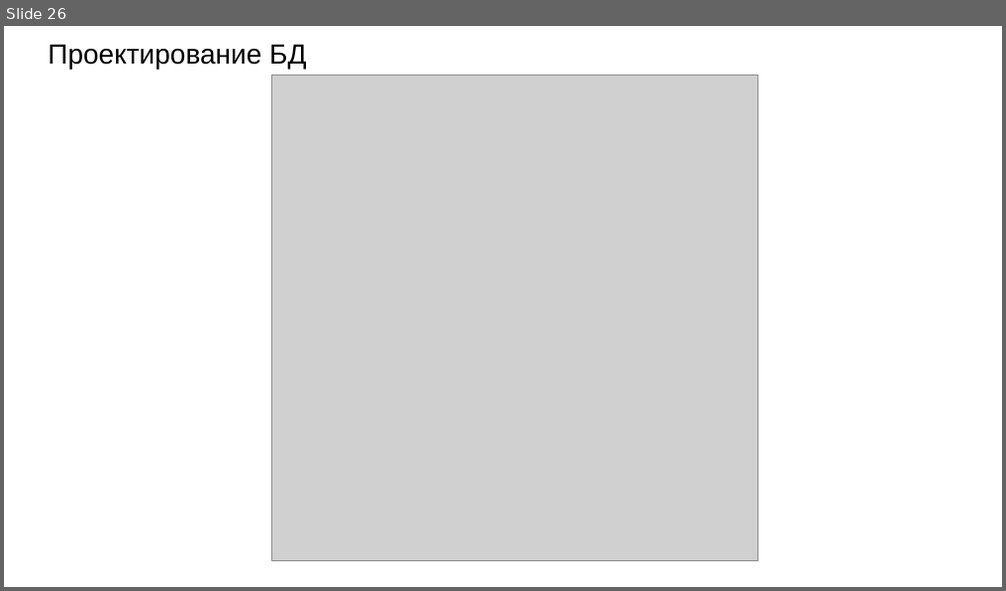
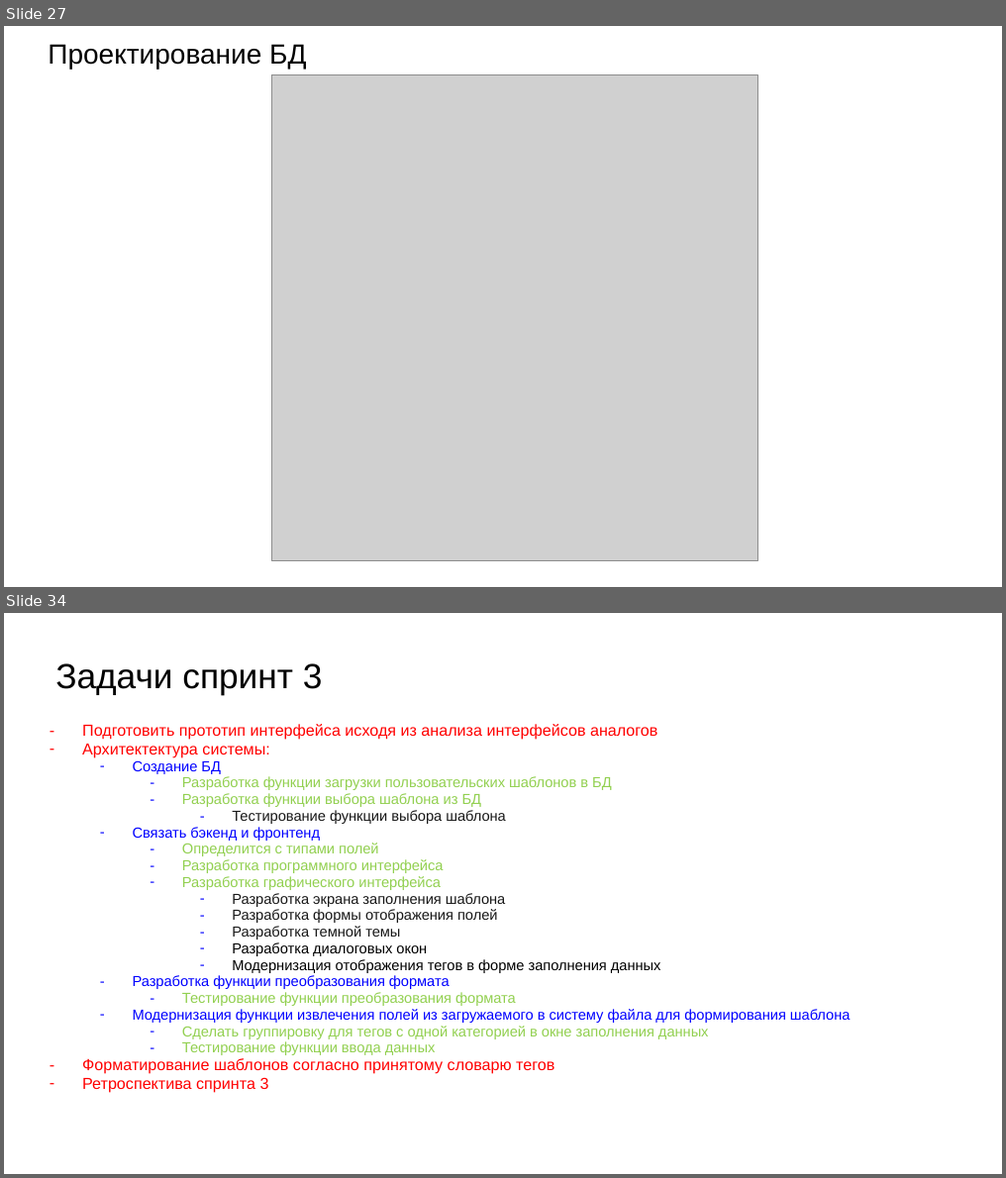
Before and after one commit to teamdevm/teamwork-positive, a slide deck: Documentation/Отчет по проекту.pptx. Shown one above the other, each under a label of ours: slide 26 before the commit, slides 27 and 34 after it; the slides between them are not shown. The pictures are 1006x591 and 1006x1178 pixels, drawn with LibreOffice and Linux fonts; fonts in the diff are those of the drawing; grey boxes stand for pictures. Boxes give left, top, right and bottom in pixels: in the first picture for what was removed or moved away, otherwise in the second. Text is boxed around its words. In the diff, an @@ line names an element or a change of style, - is before the commit and + after.

Commit message:
Обновила документацию: изменила название системы в ТЗ, добавила титульник и словарь тегов

```diff
--- a/Documentation/Отчет по проекту.pptx
+++ b/Documentation/Отчет по проекту.pptx
@@ slide 34 added at (4,613,1002,1174), background #FFFFFF @@
@@ title added at (55,663,323,695), 25.2 pt, text #000000 @@
+Задачи спринт 3
@@ text added at (82,724,850,1093), 10.5 pt, text #92D050 @@
+– Подготовить прототип интерфейса исходя из анализа интерфейсов аналогов
+– Архитектектура системы:
+  – Создание БД
+    – Разработка функции загрузки пользовательских шаблонов в БД
+    – Разработка функции выбора шаблона из БД
+      – Тестирование функции выбора шаблона
+  – Связать бэкенд и фронтенд
+    – Определится с типами полей
+    – Разработка программного интерфейса
+    – Разработка графического интерфейса
+      – Разработка экрана заполнения шаблона
+      – Разработка формы отображения полей
+      – Разработка темной темы
+      – Разработка диалоговых окон
+      – Модернизация отображения тегов в форме заполнения данных
+  – Разработка функции преобразования формата
+    – Тестирование функции преобразования формата
+  – Модернизация функции извлечения полей из загружаемого в систему файла для формирования шаблона
+    – Сделать группировку для тегов с одной категорией в окне заполнения данных
+    – Тестирование функции ввода данных
+– Форматирование шаблонов согласно принятому словарю тегов
+– Ретроспектива спринта 3
@@ what was slide 26 is now slide 27 @@
```
Also in this commit, not shown: 9 slides changed, 15 other slides added, 2 slides removed, 2 other files.
